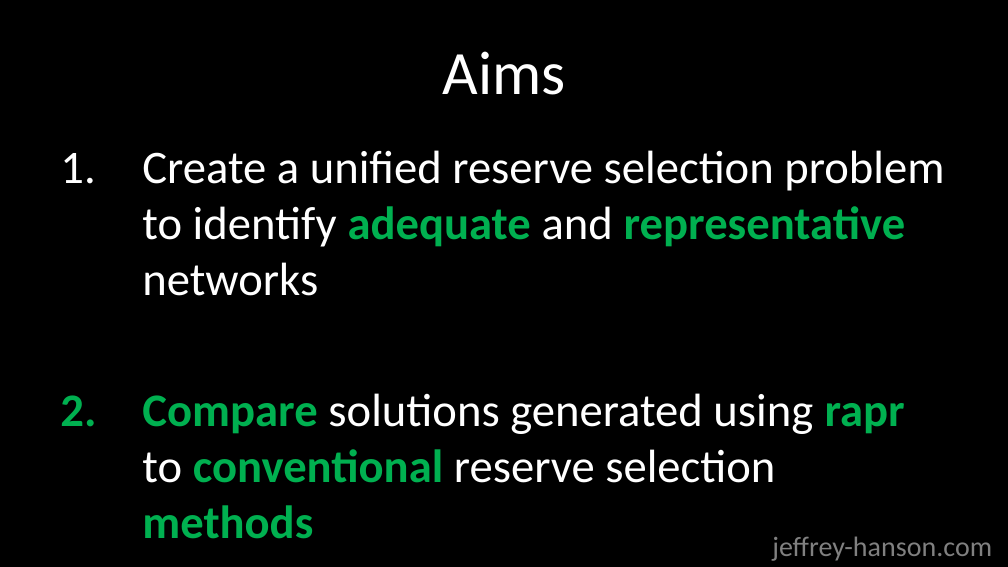
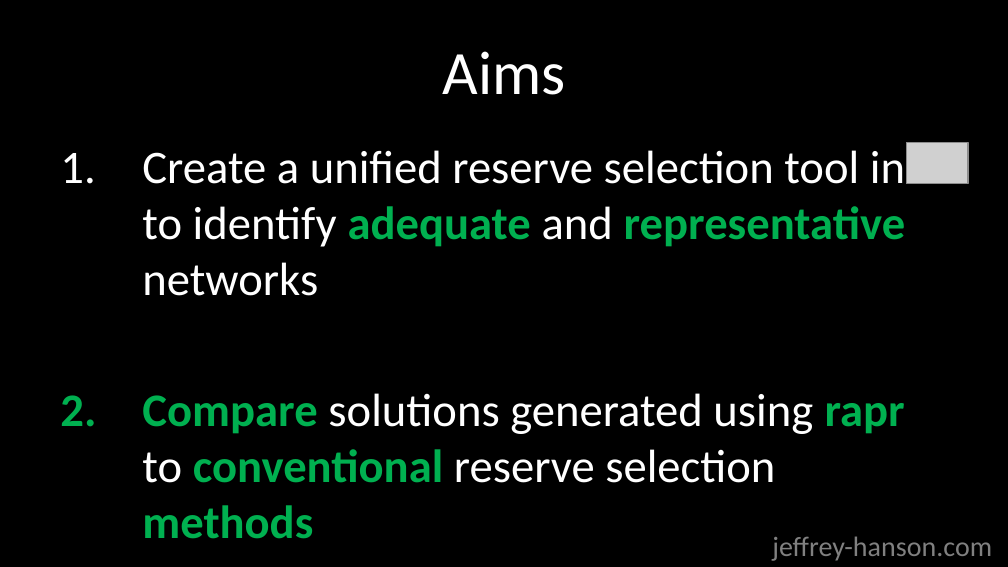
Before and after one commit to jeffreyhanson/abstracts-and-slides, a slide deck: slide 9 of seminars/SCBO-presentation-06-06-2016/jhanson_scbo.pptx (slide 8 before the commit). Drawn at 1008x567 pixels with LibreOffice and Linux fonts; fonts in the diff are those of the drawing; grey boxes stand for pictures. Boxes give left, top, right and bottom in pixels: in the first picture for what was removed or moved away, otherwise in the second. Text is boxed around its words. In the diff, an @@ line names an element or a change of style, - is before the commit and + after.

```diff
--- a/seminars/SCBO-presentation-06-06-2016/jhanson_scbo.pptx
+++ b/seminars/SCBO-presentation-06-06-2016/jhanson_scbo.pptx
@@ picture added at [906, 143, 968, 183] @@
@@ text at [142, 150, 906, 296]: text changed @@
-1. Create a unified reserve selection problem to identify adequate and representative networks
+1. Create a unified reserve selection tool in to identify adequate and representative networks
```
Also in this commit, not shown: 4 other slides changed, 1 slide added.
